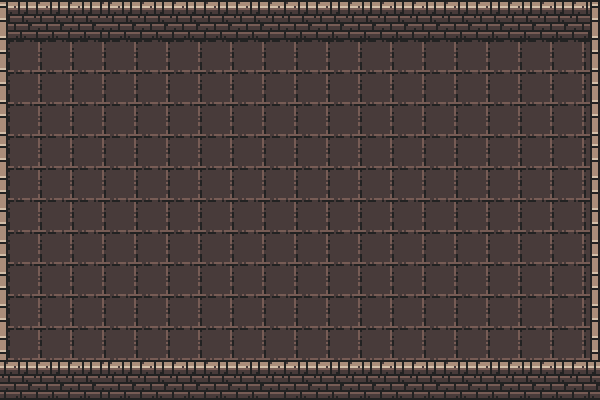
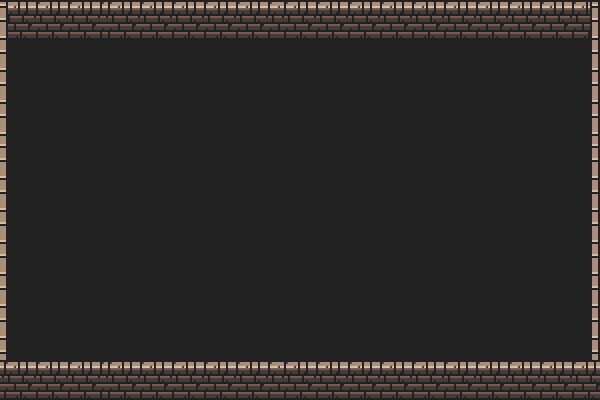
The second 600x400 image is a revision of the first. Changes to its layers:
hid "Capa 1 copia 9" over [328, 40, 590, 360]
hid "Capa 1 copia 8" over [8, 40, 328, 360]
renamed "Fondo" to "Capa 0", painted on it over [8, 40, 590, 360]
